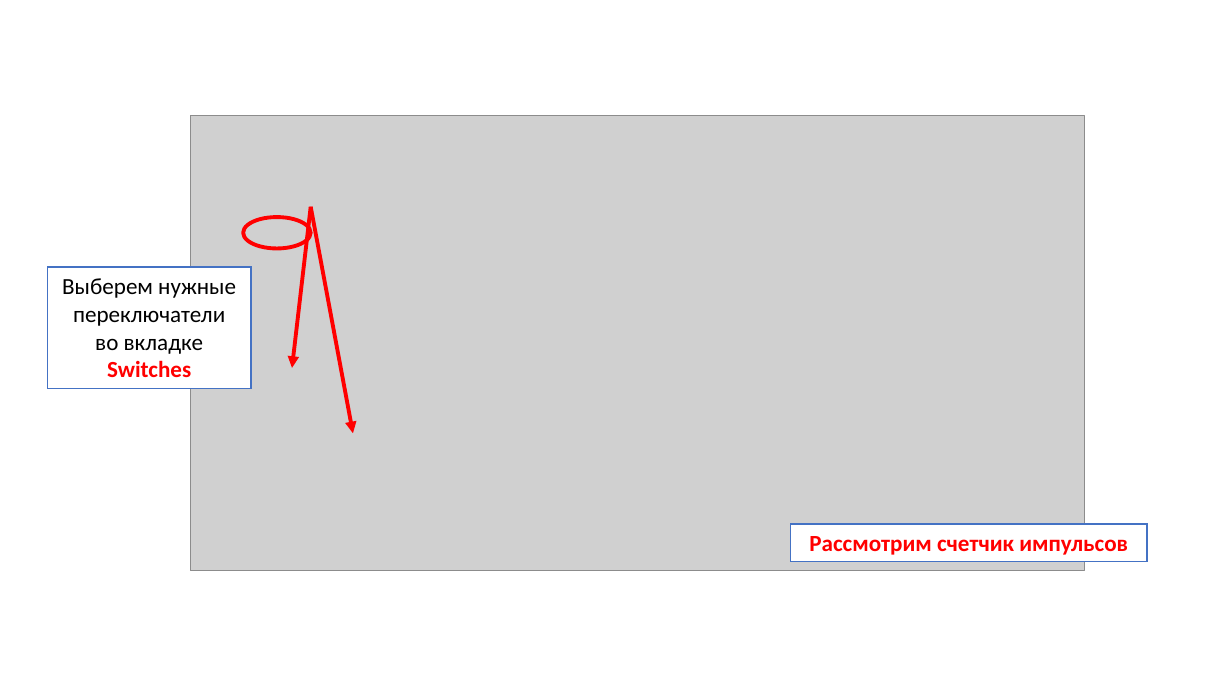
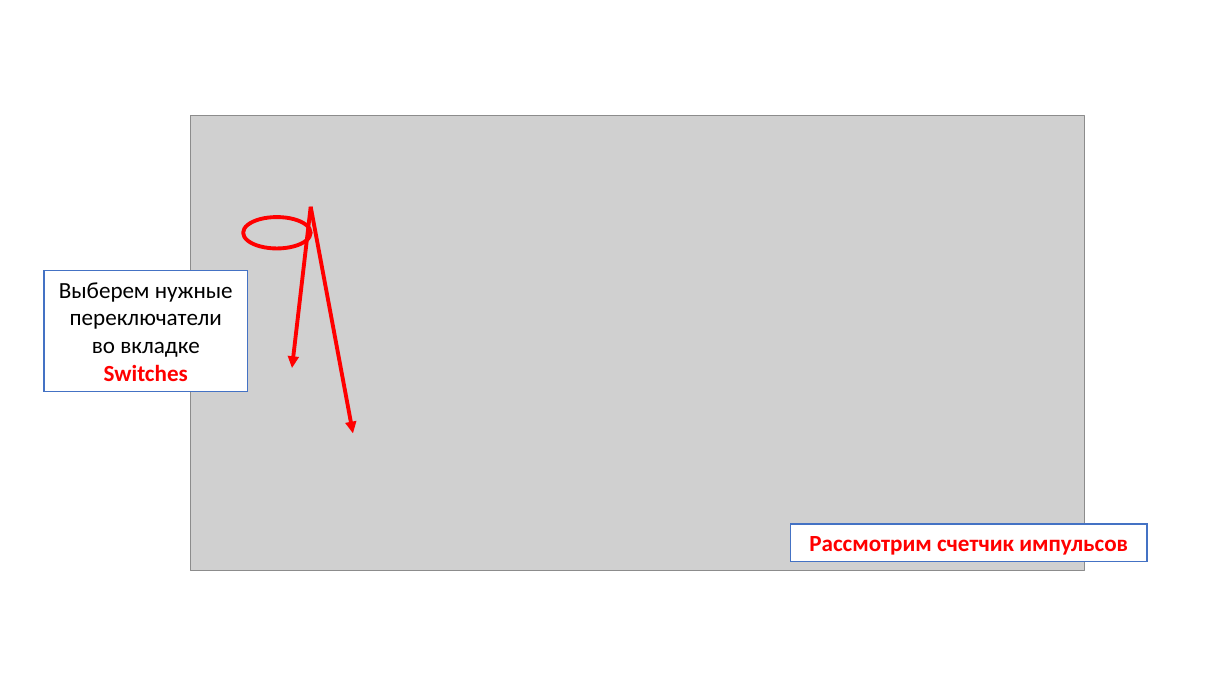
Before and after one commit to AnasEfi/Ezidi, a slide deck: slide 4 of Дешифратор.pptx. Drawn at 1232x693 pixels with LibreOffice and Linux fonts; fonts in the diff are those of the drawing; grey boxes stand for pictures. Boxes give left, top, right and bottom in pixels: in the first picture for what was removed or moved away, otherwise in the second. Text is boxed around its words. In the diff, an @@ line names an element or a change of style, - is before the commit and + after.

```diff
--- a/Дешифратор.pptx
+++ b/Дешифратор.pptx
@@ rectangle "Выберем нужные переключатели": place and size @@
-rectangle "Выберем нужные переключатели" at [47, 267, 250, 388]
+rectangle "Выберем нужные переключатели" at [44, 271, 248, 392]
```
Also in this commit, not shown: 1 slide added, 13 other files.
